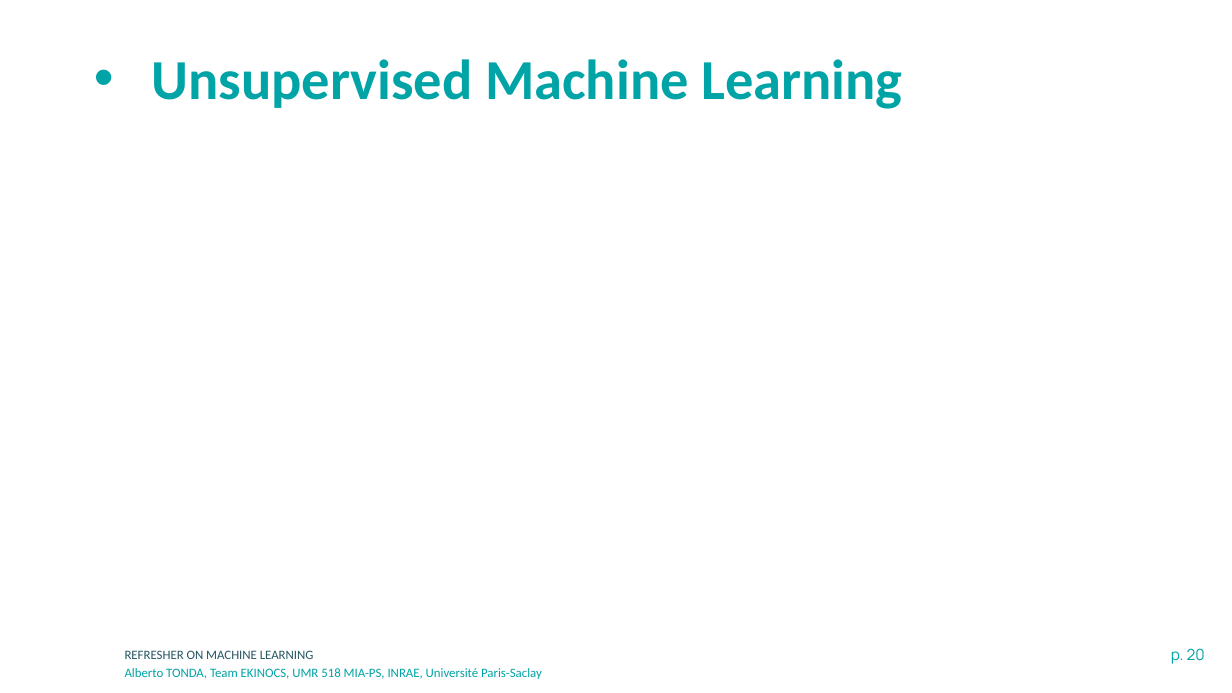
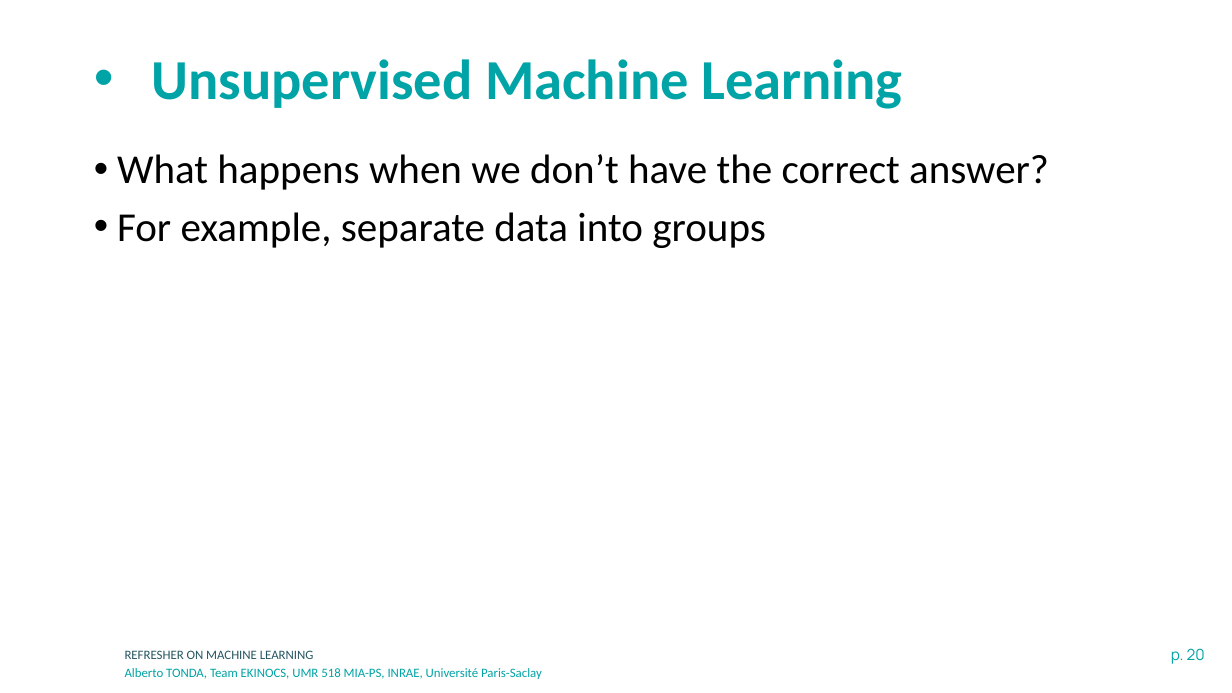
Before and after one commit to albertotonda/teaching, a slide deck: slide 20 of deep-learning-in-practice-with-pytorch/0-machine-learning.pptx. Drawn at 1232x693 pixels with LibreOffice and Linux fonts; fonts in the diff are those of the drawing; background and template pictures are left out. Boxes give left, top, right and bottom in pixels: in the first picture for what was removed or moved away, otherwise in the second. Text is boxed around its words. In the diff, an @@ line names an element or a change of style, - is before the commit and + after.

```diff
--- a/deep-learning-in-practice-with-pytorch/0-machine-learning.pptx
+++ b/deep-learning-in-practice-with-pytorch/0-machine-learning.pptx
@@ text added at (x1=117, y1=154, x2=1049, y2=248), 32 pt, text #000000 @@
+• What happens when we don’t have the correct answer?
+• For example, separate data into groups
```
Also in this commit, not shown: 2 other slides changed, 8 slides added, 1 slide removed, 7 other files.
